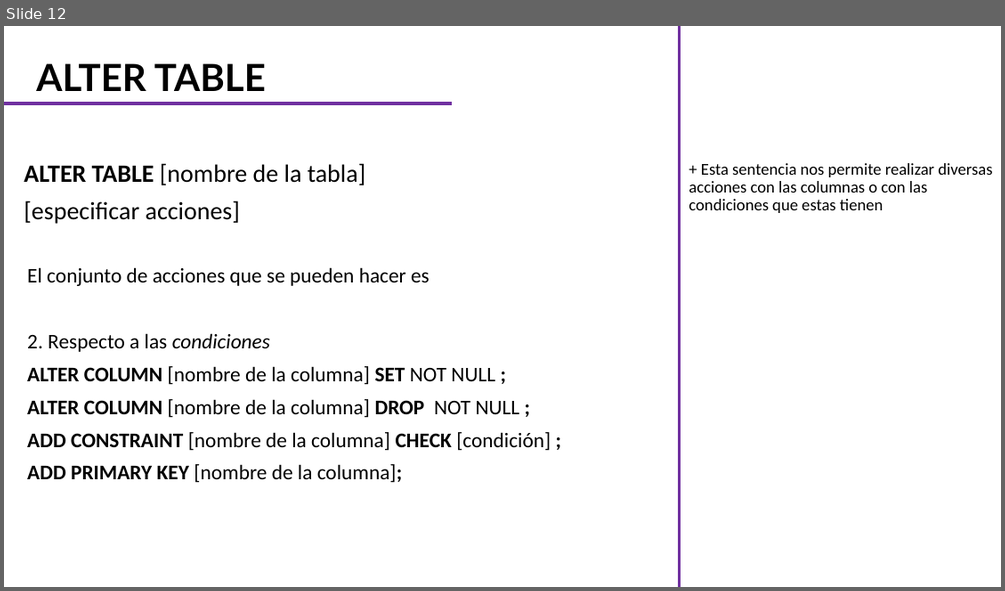
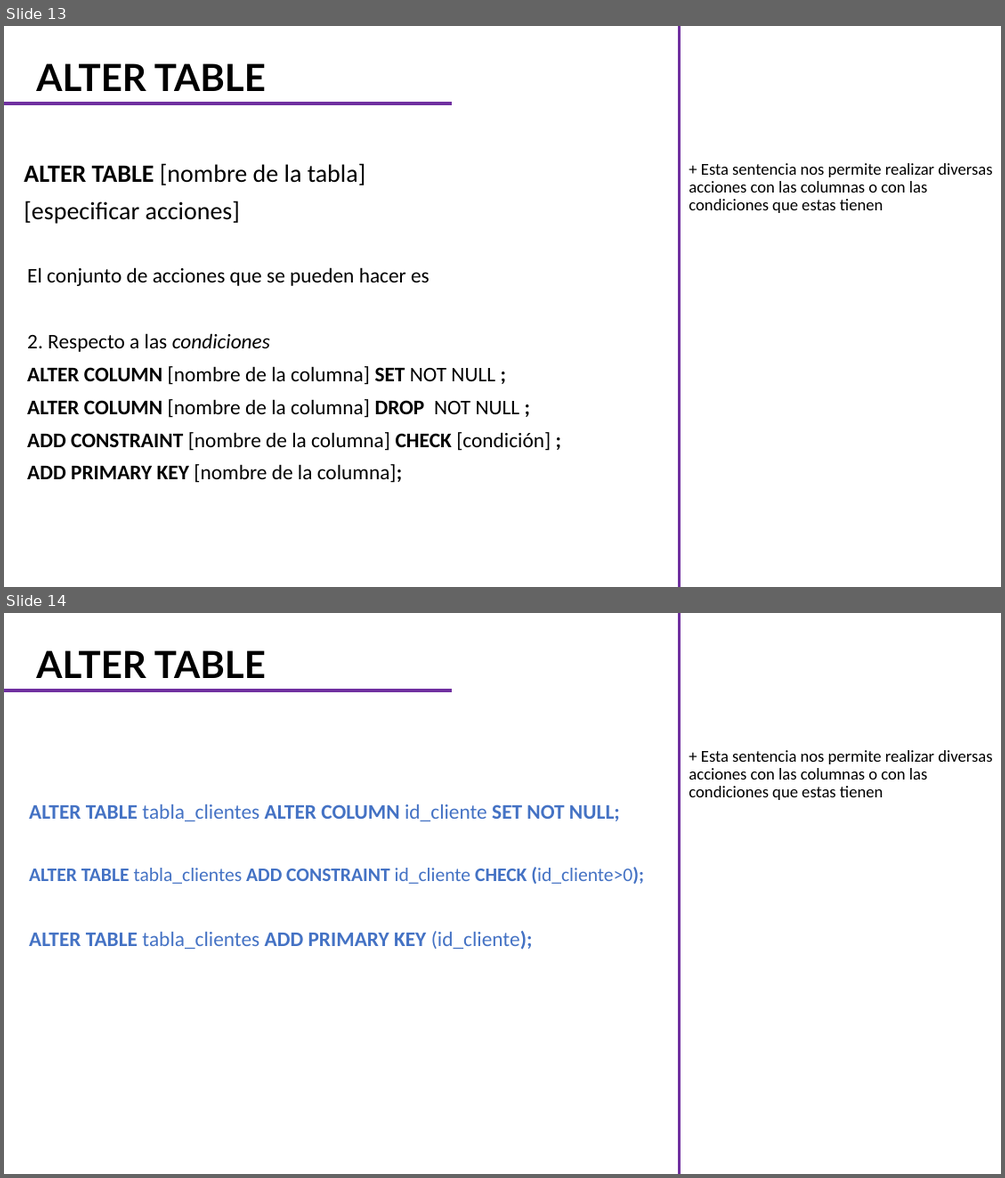
Before and after one commit to CarlosCamposs/Curso-AABD_SQL, a slide deck: Curso AABD-SQL (Notas).pptx. Shown one above the other, each under a label of ours: slide 12 before the commit, slides 13 and 14 after it. The pictures are 1005x591 and 1005x1178 pixels, drawn with LibreOffice and Linux fonts; fonts in the diff are those of the drawing. Boxes give left, top, right and bottom in pixels: in the first picture for what was removed or moved away, otherwise in the second. Text is boxed around its words. In the diff, an @@ line names an element or a change of style, - is before the commit and + after.

```diff
--- a/Curso AABD-SQL (Notas).pptx
+++ b/Curso AABD-SQL (Notas).pptx
@@ slide 14 added at box(4, 613, 1001, 1174), background #FFFFFF @@
@@ line added from (680, 1174) to (680, 613), #7030A0 3 pt @@
@@ title added at box(36, 650, 266, 678), 36 pt, text #000000, bold @@
+ALTER TABLE
@@ line added from (4, 690) to (451, 690), #7030A0 3 pt @@
@@ text added at box(688, 750, 992, 800), 16 pt, text #000000 @@
++ Esta sentencia nos permite realizar diversas acciones con las columnas o con las condiciones que estas tienen
@@ text added at box(29, 804, 620, 821), 20 pt, text #4472C4, bold @@
+ALTER TABLE tabla_clientes ALTER COLUMN id_cliente SET NOT NULL;
@@ text added at box(29, 867, 644, 884), 18.5 pt, text #4472C4 @@
+ALTER TABLE tabla_clientes ADD CONSTRAINT id_cliente CHECK (id_cliente>0);
@@ text added at box(29, 931, 533, 949), 20 pt, text #4472C4, bold @@
+ALTER TABLE tabla_clientes ADD PRIMARY KEY (id_cliente);
@@ what was slide 12 is now slide 13 @@
```
Also in this commit, not shown: 1 slide changed, 6 other slides added.
